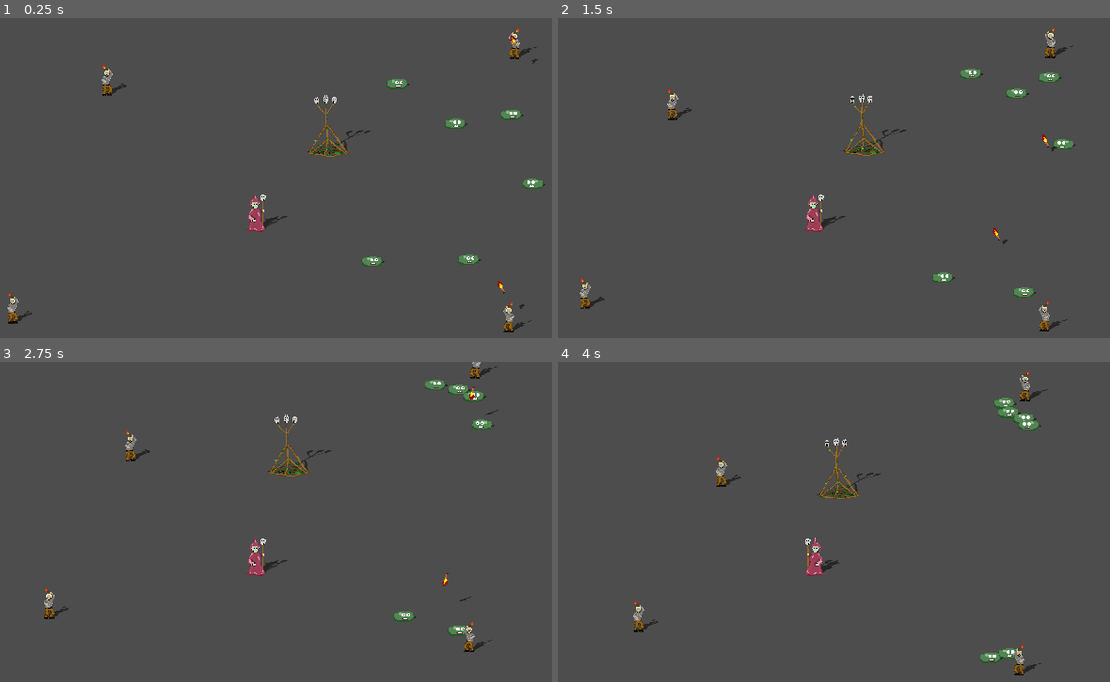
Above: before the commit, frames 1-4 (two rows, left to right).
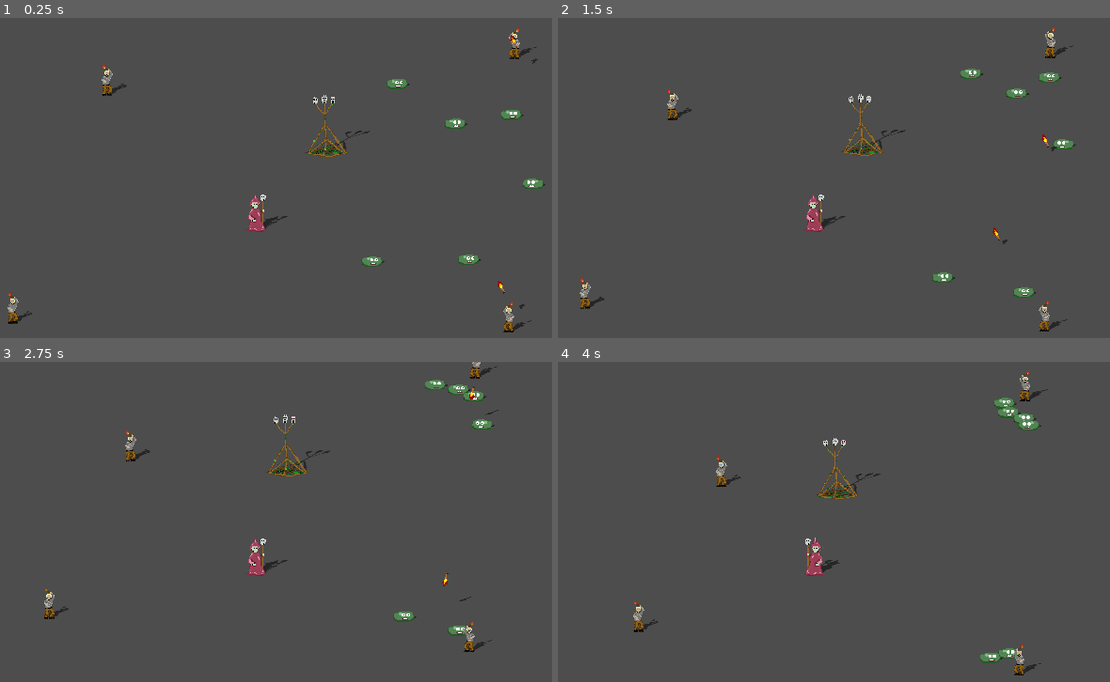
Above: after the commit, the same moments.

Repository: elemel/unholy-sanctum
Game: Godot game, scene res://scenes/main.tscn
The game is run twice, just before and just after one commit, with the same random seed, the same clock (stepped at 60 frames per second) and the same inputs.
Inputs:
- Up to frame 1 (0.25 s): no input
- Up to frame 2 (1.5 s): hold D (move_right) 0.53-1.28 s; hold S (move_down) from 1.28 s (still down)
- Up to frame 3 (2.75 s): release S (move_down) at 2.03 s; hold D (move_right) from 2.03 s (still down)
- Up to frame 4 (4 s): release D (move_right) at 2.78 s; hold W (move_up) 2.78-3.53 s; hold A (move_left) from 3.53 s (still down)

The runs differ from the first frame. In frame 1, 0.4% of the frame differs, in the area x 55-68%, y 24-44%; in frame 2, 0.4%, in the area x 51-64%, y 23-44%; in frame 3, 0.4%; in frame 4, 0.4%.

Commit message:
Add health bar

Diff:
--- a/scenes/altar.tscn
+++ b/scenes/altar.tscn
@@ -1,7 +1,8 @@
-[gd_scene load_steps=4 format=3 uid="uid://noltwi3xdib7"]
+[gd_scene load_steps=5 format=3 uid="uid://noltwi3xdib7"]
 
 [ext_resource type="Script" path="res://scripts/altar.gd" id="1_2237s"]
 [ext_resource type="Texture2D" uid="uid://cx13ehy4jmj2p" path="res://images/altar.png" id="1_wawyv"]
+[ext_resource type="PackedScene" uid="uid://dhes5vods88b6" path="res://scenes/health_bar.tscn" id="3_s34nb"]
 
 [sub_resource type="CapsuleShape2D" id="CapsuleShape2D_7u1ju"]
 height = 60.0
@@ -20,10 +21,23 @@
 skew = 1.0472
 
 [node name="Sprite2D" type="Sprite2D" parent="Shadow"]
-position = Vector2(-0.732063, -39.6667)
+position = Vector2(-1, -38)
 texture = ExtResource("1_wawyv")
 
 [node name="Sprite2D" type="Sprite2D" parent="."]
 texture_filter = 3
-position = Vector2(1, -38)
+position = Vector2(-1, -38)
 texture = ExtResource("1_wawyv")
+
+[node name="HealthBar" parent="." instance=ExtResource("3_s34nb")]
+position = Vector2(0, 13)
+
+[node name="Background" parent="HealthBar" index="0"]
+offset_left = -30.0
+offset_right = 30.0
+
+[node name="Foreground" parent="HealthBar/Background" index="0"]
+offset_left = -30.0
+offset_right = 30.0
+
+[editable path="HealthBar"]
--- /dev/null
+++ b/scenes/health_bar.tscn
@@ -0,0 +1,41 @@
+[gd_scene load_steps=4 format=3 uid="uid://dhes5vods88b6"]
+
+[ext_resource type="Script" path="res://scripts/health_bar.gd" id="1_m0y6m"]
+
+[sub_resource type="StyleBoxFlat" id="StyleBoxFlat_w4rdv"]
+bg_color = Color(0.5, 0, 0, 1)
+
+[sub_resource type="StyleBoxFlat" id="StyleBoxFlat_wsdat"]
+bg_color = Color(1, 0, 0, 1)
+
+[node name="HealthBar" type="Node2D"]
+script = ExtResource("1_m0y6m")
+
+[node name="Background" type="Panel" parent="."]
+anchors_preset = 8
+anchor_left = 0.5
+anchor_top = 0.5
+anchor_right = 0.5
+anchor_bottom = 0.5
+offset_left = -25.0
+offset_top = -1.0
+offset_right = 25.0
+offset_bottom = 1.0
+grow_horizontal = 2
+grow_vertical = 2
+theme_override_styles/panel = SubResource("StyleBoxFlat_w4rdv")
+
+[node name="Foreground" type="Panel" parent="Background"]
+layout_mode = 1
+anchors_preset = 8
+anchor_left = 0.5
+anchor_top = 0.5
+anchor_right = 0.5
+anchor_bottom = 0.5
+offset_left = -25.0
+offset_top = -1.0
+offset_right = 25.0
+offset_bottom = 1.0
+grow_horizontal = 2
+grow_vertical = 2
+theme_override_styles/panel = SubResource("StyleBoxFlat_wsdat")
--- a/scenes/necromancer.tscn
+++ b/scenes/necromancer.tscn
@@ -1,7 +1,8 @@
-[gd_scene load_steps=4 format=3 uid="uid://bnpf13fmlyanh"]
+[gd_scene load_steps=5 format=3 uid="uid://bnpf13fmlyanh"]
 
 [ext_resource type="Script" path="res://scripts/necromancer.gd" id="1_4h2x4"]
 [ext_resource type="Texture2D" uid="uid://bsne7v43oi724" path="res://images/necromancer.png" id="2_3rbu3"]
+[ext_resource type="PackedScene" uid="uid://dhes5vods88b6" path="res://scenes/health_bar.tscn" id="3_f152s"]
 
 [sub_resource type="CapsuleShape2D" id="CapsuleShape2D_7jfu7"]
 radius = 5.0
@@ -30,3 +31,16 @@
 texture_filter = 3
 position = Vector2(1, -25)
 texture = ExtResource("2_3rbu3")
+
+[node name="HealthBar" parent="." instance=ExtResource("3_f152s")]
+position = Vector2(0, 9)
+
+[node name="Background" parent="HealthBar" index="0"]
+offset_left = -13.0
+offset_right = 12.0
+
+[node name="Foreground" parent="HealthBar/Background" index="0"]
+offset_left = -12.5
+offset_right = 12.5
+
+[editable path="HealthBar"]
--- a/scripts/altar.gd
+++ b/scripts/altar.gd
@@ -1,14 +1,15 @@
 extends StaticBody2D
 class_name Altar
 
-@export var health = 200.0
+@export var max_health = 200.0
+@export var current_health = 200.0
 @export var unit_radius = 15.0
 
-func _process(_delta):
+func _process(_delta: float) -> void:
     z_index = int(position.y)
 
-func receive_damage(damage: float):
-    health -= damage
+func receive_damage(damage: float) -> void:
+    current_health -= damage
 
-    if health < 0.0:
+    if current_health < 0.0:
         queue_free()
--- /dev/null
+++ b/scripts/health_bar.gd
@@ -0,0 +1,17 @@
+extends Node2D
+
+@onready var unit: Node2D = get_parent()
+@onready var background_panel: Panel = get_node("Background")
+@onready var foreground_panel: Panel = background_panel.get_node("Foreground")
+
+func _ready():
+    update_visible()
+
+func _process(_delta: float) -> void:
+    update_visible()
+    var health_fraction = unit.current_health / unit.max_health
+    foreground_panel.size.x = background_panel.size.x * health_fraction
+
+func update_visible() -> void:
+    var healthy = (unit.current_health / unit.max_health) >= 0.999
+    background_panel.visible = not healthy
--- a/scripts/necromancer.gd
+++ b/scripts/necromancer.gd
@@ -6,6 +6,8 @@
 @export var spring_stiffness = 10.0
 @export var spring_damping = 1.0
 @export var unit_radius = 15.0
+@export var max_health = 100.0
+@export var current_health = 100.0
 
 @onready var sprite = $"Sprite2D"
 @onready var shadow_sprite = $"Shadow/Sprite2D"
@@ -28,3 +30,9 @@
     shadow_sprite.scale.x = float(face_direction)
 
     z_index = int(position.y)
+
+func receive_damage(damage: float) -> void:
+    current_health -= damage
+
+    if current_health < 0.0:
+        queue_free()
